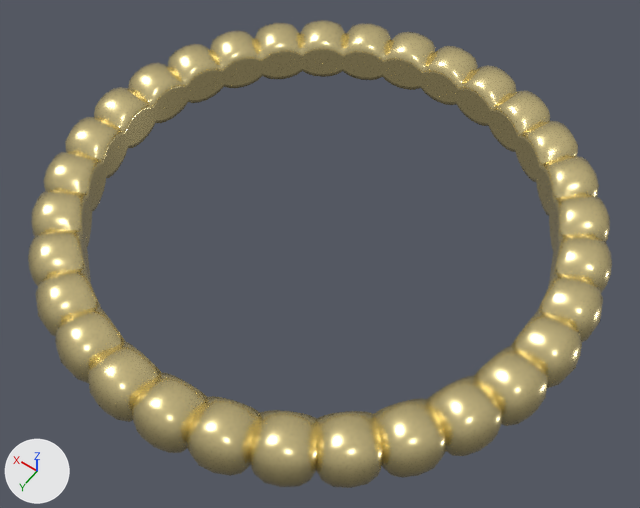
A saved change to the glTF model public/BehytRings/Perle/536/2.2mm/536_2.2mm.glb.
Rendered twice from a 50 mm lens placed at (-1.233, 1.728, 2.477), pointed at (-0.066, 0.094, -0.091). The lights are fixed; the arrows at lower left show +X, +Y and +Z. The first picture is the older version. Where no turn or scale is listed for an object, it has been applied to the vertices.

In view in the first picture: 'Custom_Metal', 'Engraving_Mesh'.
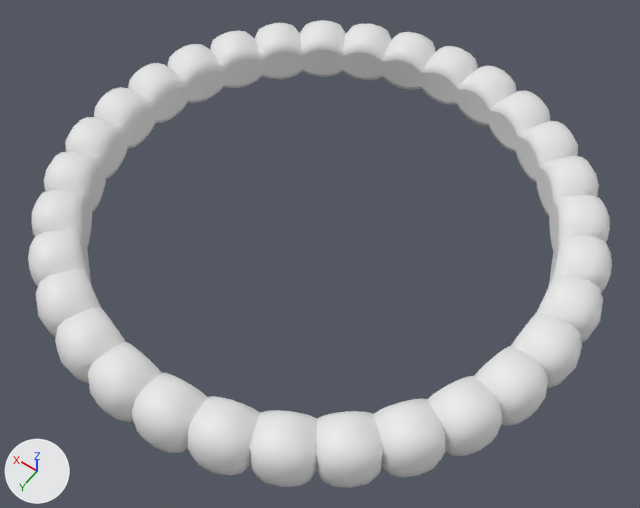
Pixel boxes (x1, y1, x2, y2) of what changed, in the pictures (640 x 508 px):
'Custom_Metal', recoloured (beige to white)
    both: (28, 20, 612, 488)
'Engraving_Mesh', recoloured
    both: (81, 50, 559, 284)

What changed in the scene script:
```text
Change me_mesh_001:
    where me_mesh_001.from_pydata(...)  # 2666 vertices, 4960 faces; spans x -1.05..1.05, y -1.05..1.04, z -0.12..0.12
    remove me_mesh_001.materials.append(mat_gold)  # beige #f7e4a5
Change me_mesh_005:
    where me_mesh_005.from_pydata(...)  # 496 vertices, 620 faces; spans x -0.85..0.85, y -0.85..0.85, z -0.07..0.07
    remove me_mesh_005.materials.append(mat_engraving)  # beige #f7e4a5
```
